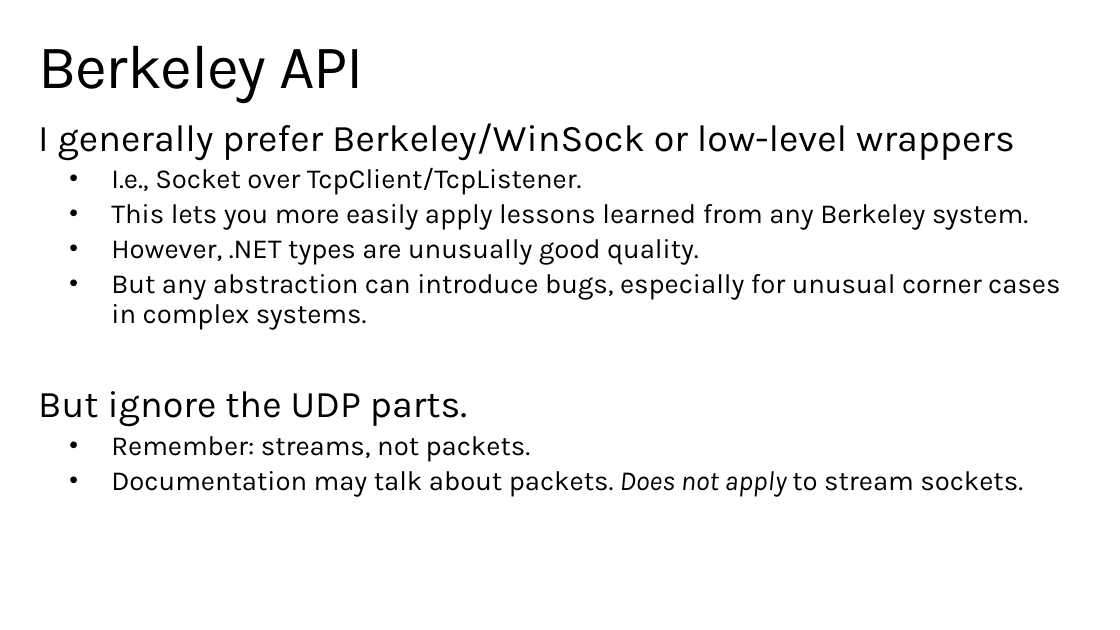
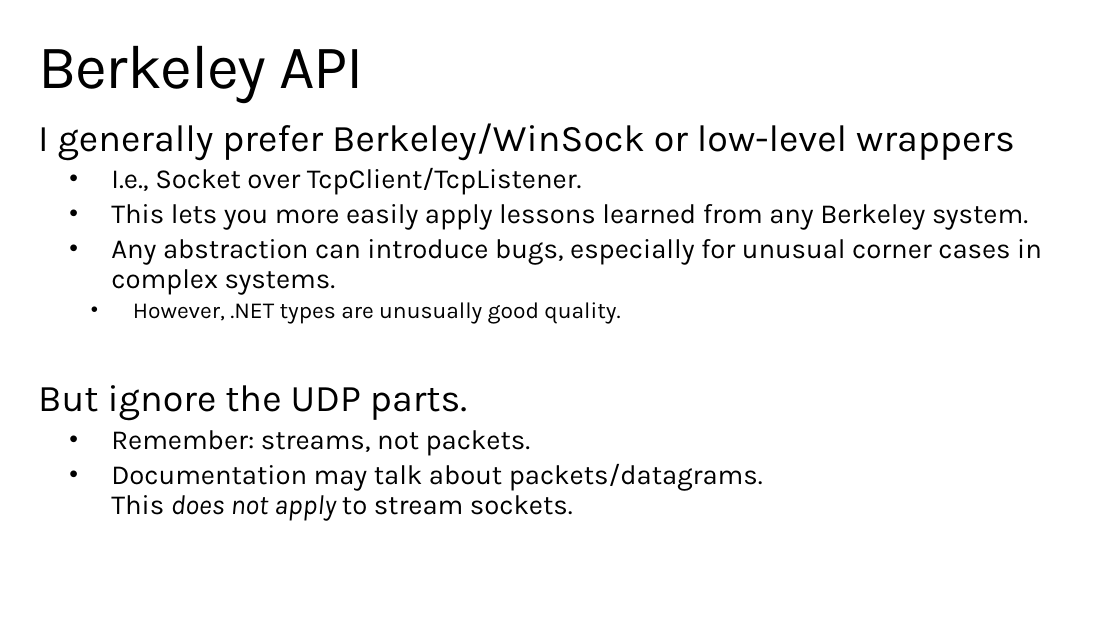
Before and after one commit to StephenCleary/Presentations, a slide deck: slide 15 of Designing Application Protocols for TCPIP/Protocol Design.pptx. Drawn at 1120x630 pixels with LibreOffice and Linux fonts; fonts in the diff are those of the drawing; background and template pictures are left out. Boxes give left, top, right and bottom in pixels: in the first picture for what was removed or moved away, otherwise in the second. Text is boxed around its words. In the diff, an @@ line names an element or a change of style, - is before the commit and + after.

Commit message:
Update TCP/IP protocol design

```diff
--- a/Designing Application Protocols for TCPIP/Protocol Design.pptx
+++ b/Designing Application Protocols for TCPIP/Protocol Design.pptx
@@ text at (x1=111, y1=239, x2=1042, y2=295): paragraph added @@
+  • Any abstraction can introduce bugs, especially for unusual corner cases in complex systems.
@@ text at (x1=111, y1=274, x2=1060, y2=330): paragraph removed @@
-  • But any abstraction can introduce bugs, especially for unusual corner cases in complex systems.
@@ text at (x1=133, y1=302, x2=620, y2=324): size 23.5 to 19.6 pt in "However, .NET types are unusually good quality."; list level 2 to 3 in "However, .NET types are unusually ..." @@
@@ text at (x1=111, y1=464, x2=763, y2=521): text changed @@
-  • Documentation may talk about packets. Does not apply to stream sockets.
+  • Documentation may talk about packets/datagrams.
+    This does not apply to stream sockets.
```
Also in this commit, not shown: 7 other slides changed.
